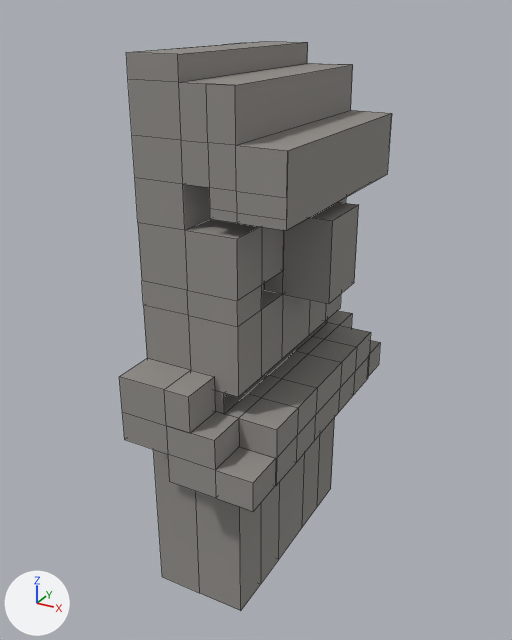
The Blender file Assets/Harvesters/Art/Models/Statue.blend, before and after one commit.
Camera for both pictures: a 50 mm camera at (8.37, -14.66, 13.08) aimed at (0.42, -0.2, 5.85). Every picture has the same lights, and +X, +Y and +Z are marked at lower left. Mesh edges are drawn as thin lines.
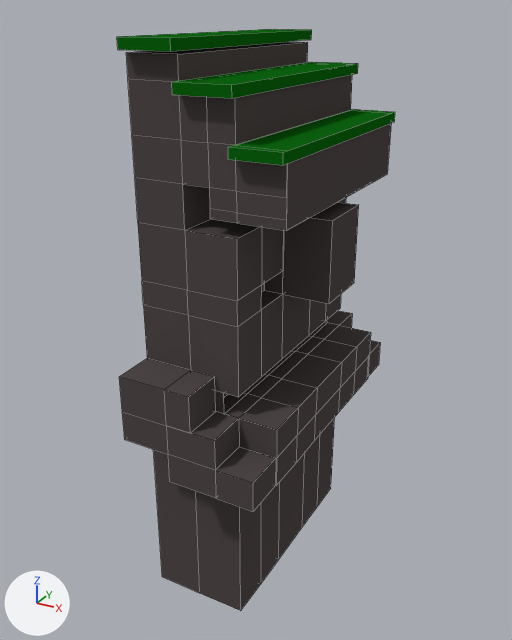
What differs and where, as boxes (x1, y1, x2, y2) in the pictures (512 x 640 px):
'Cube', recoloured, reshaped
    before: (119, 41, 392, 611)
    after: (117, 29, 395, 611)
part 1 of me_cube, added (green)
    after: (117, 29, 312, 51)
part 2 of me_cube, added (green)
    after: (228, 109, 395, 165)
part 3 of me_cube, added (green)
    after: (172, 62, 358, 98)

The edits, one by one:
Material 'Material' (mat_material) changes colour from grey #95928e to dark grey #524a4a; in linear values from (0.3, 0.288, 0.27) to (0.0844, 0.0685, 0.0685).
Material 'Material.014' (mat_material_014) is new.
Its base color is (0.00439, 0.13, 0.00561) (dark green #0e6511).
me_cube has 304 vertices, 284 faces and spans x -1.0..2.63, y -3.92..3.9, z -1.0..12.3.
me_cube is used by ob_cube; location (0.0, 0.0, 0.0).
me_cube part 1: a new loose piece, a box spanning x -0.99..0.25, y -3.16..3.02, z 12.36..12.59, in mat_material_014 (dark green #0e6511).
me_cube part 2: a new loose piece, a box spanning x 1.45..2.6, y -3.16..3.02, z 10.49..10.72, in mat_material_014 (dark green #0e6511).
me_cube part 3: a new loose piece, a box spanning x 0.24..1.55, y -3.16..3.02, z 11.59..11.83, in mat_material_014 (dark green #0e6511).
me_cube now uses material mat_material_014 (dark green #0e6511).
